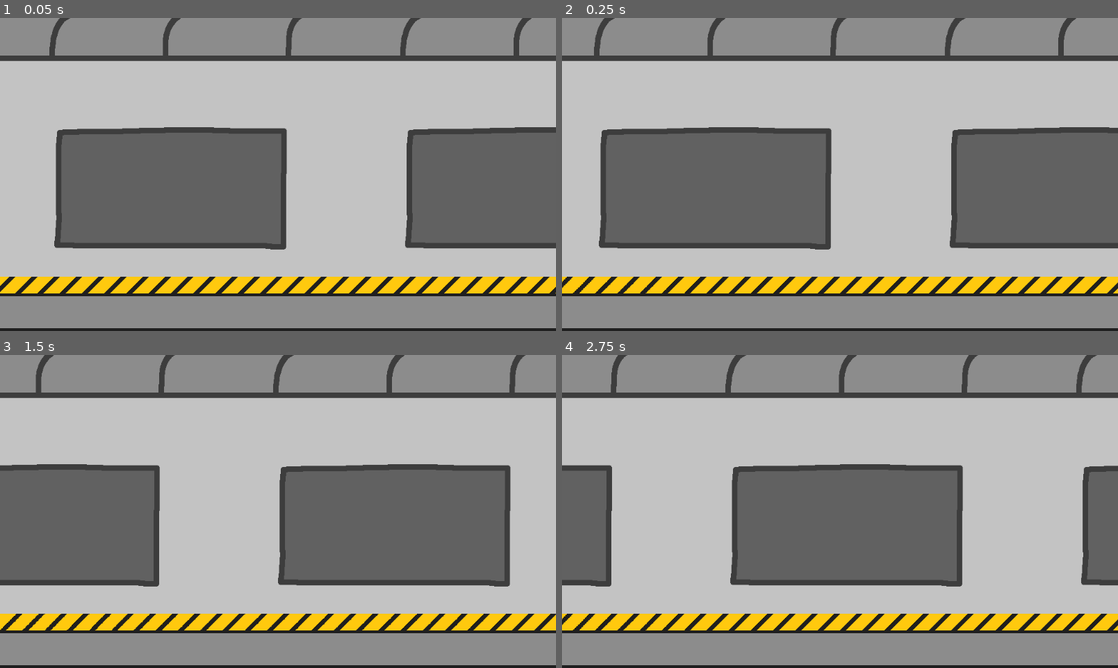
Above: before the commit, frames 1-4 (two rows, left to right).
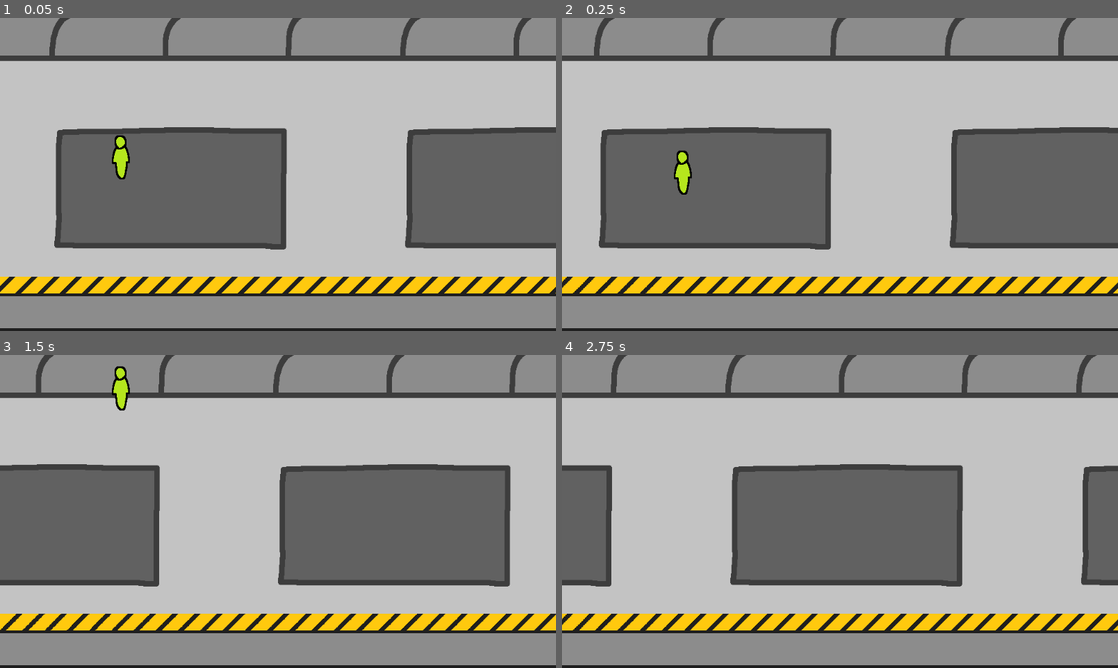
Above: after the commit, the same moments.

Repository: aeugmatic/20GamesJetpackJoyride
Game: Godot game, scene res://scenes/game.tscn
Same seed, same stepped clock (60 frames per second), same inputs: the game is played once before the commit and once after it.
Inputs:
- Up to frame 1 (0.05 s): no input
- Up to frame 2 (0.25 s): no input
- Up to frame 3 (1.5 s): hold W (fly, bound only after the commit) 0.53-1.28 s; tap W (fly, bound only after the commit) at 1.35 s
- Up to frame 4 (2.75 s): hold W (fly, bound only after the commit) from 2.03 s (still down)

The runs differ from the first frame. In frame 1, 0.3% of the frame differs, in the area x 20-24%, y 37-52%; in frame 2, 0.3%; in frame 3, 0.3%, in the area x 20-24%, y 3-18%; in frame 4, nothing differs.

Commit message:
Complete DOD task 2
Task: "Add a player character that falls when no input is held, but rises when the input is held."

Diff:
--- a/project.godot
+++ b/project.godot
@@ -19,6 +19,16 @@
 window/size/viewport_width=1024
 window/size/viewport_height=576
 
+[input]
+
+fly={
+"deadzone": 0.2,
+"events": [Object(InputEventKey,"resource_local_to_scene":false,"resource_name":"","device":-1,"window_id":0,"alt_pressed":false,"shift_pressed":false,"ctrl_pressed":false,"meta_pressed":false,"pressed":false,"keycode":0,"physical_keycode":87,"key_label":0,"unicode":119,"location":0,"echo":false,"script":null)
+, Object(InputEventKey,"resource_local_to_scene":false,"resource_name":"","device":-1,"window_id":0,"alt_pressed":false,"shift_pressed":false,"ctrl_pressed":false,"meta_pressed":false,"pressed":false,"keycode":0,"physical_keycode":4194320,"key_label":0,"unicode":0,"location":0,"echo":false,"script":null)
+, Object(InputEventMouseButton,"resource_local_to_scene":false,"resource_name":"","device":-1,"window_id":0,"alt_pressed":false,"shift_pressed":false,"ctrl_pressed":false,"meta_pressed":false,"button_mask":1,"position":Vector2(579, 12),"global_position":Vector2(591, 72),"factor":1.0,"button_index":1,"canceled":false,"pressed":true,"double_click":false,"script":null)
+]
+}
+
 [physics]
 
 3d/physics_engine="Jolt Physics"
--- a/scenes/game.tscn
+++ b/scenes/game.tscn
@@ -1,7 +1,11 @@
 [gd_scene format=3 uid="uid://c1px8wnir67h"]
 
 [ext_resource type="PackedScene" uid="uid://baak6u538na30" path="res://scenes/arena.tscn" id="1_uwrxv"]
+[ext_resource type="PackedScene" uid="uid://cw3wo4wdh5ofp" path="res://scenes/player.tscn" id="2_yqjtg"]
 
 [node name="Game" type="Node" unique_id=1946264365]
 
 [node name="Arena" parent="." unique_id=1430657477 instance=ExtResource("1_uwrxv")]
+
+[node name="Player" parent="." unique_id=1951306271 instance=ExtResource("2_yqjtg")]
+position = Vector2(222, 256)
--- /dev/null
+++ b/scenes/player.tscn
@@ -0,0 +1,18 @@
+[gd_scene format=3 uid="uid://cw3wo4wdh5ofp"]
+
+[ext_resource type="Texture2D" uid="uid://5qde0l8os73o" path="res://assets/images/player.png" id="1_3vyb7"]
+[ext_resource type="Script" uid="uid://dcyma3cdskq86" path="res://scripts/player.gd" id="1_g2els"]
+
+[sub_resource type="CapsuleShape2D" id="CapsuleShape2D_g2els"]
+radius = 13.0
+height = 78.0
+
+[node name="Player" type="CharacterBody2D" unique_id=1951306271]
+script = ExtResource("1_g2els")
+
+[node name="Sprite2D" type="Sprite2D" parent="." unique_id=1758850755]
+texture = ExtResource("1_3vyb7")
+
+[node name="CollisionShape2D" type="CollisionShape2D" parent="." unique_id=559864832]
+position = Vector2(1, 0)
+shape = SubResource("CapsuleShape2D_g2els")
--- /dev/null
+++ b/scripts/player.gd
@@ -0,0 +1,13 @@
+extends CharacterBody2D
+
+const MAX_Y_SPEED: float = 400.0
+const Y_ACCEL: float = 2000.0
+
+func _physics_process(delta: float) -> void:
+	if not is_on_floor():
+		velocity += get_gravity() * delta
+
+	if Input.is_action_pressed("fly"):
+		velocity.y += -Y_ACCEL * delta
+
+	move_and_slide()
Binary file added: assets/images/player.png
Not shown, added: assets/images/player.png.import
Not shown, added: scripts/player.gd.uid
